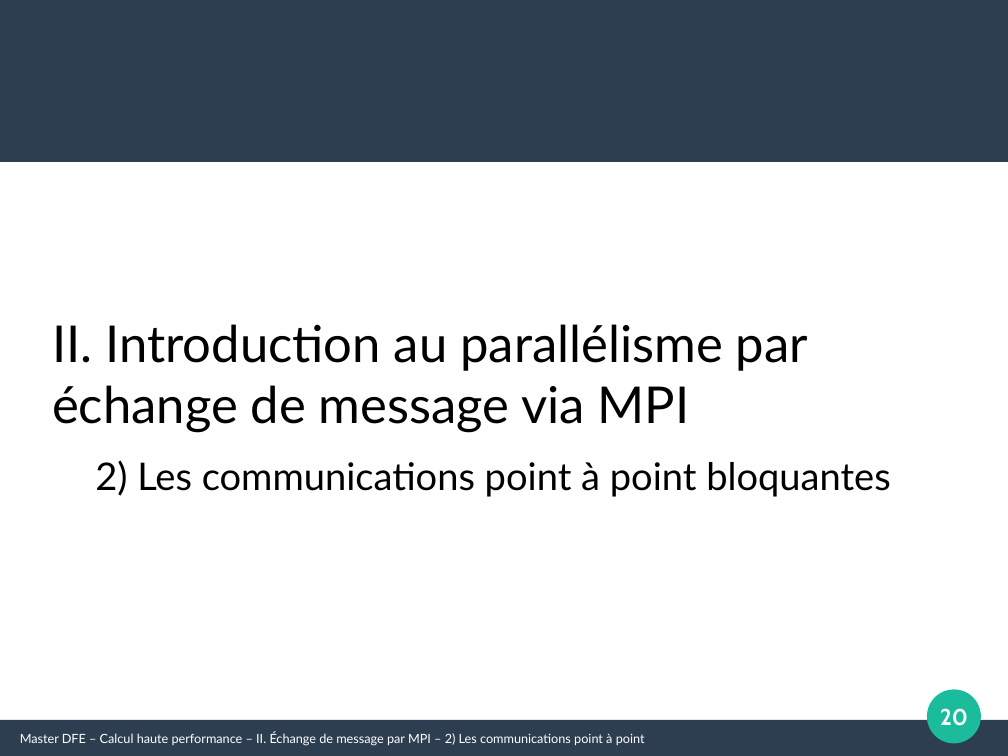
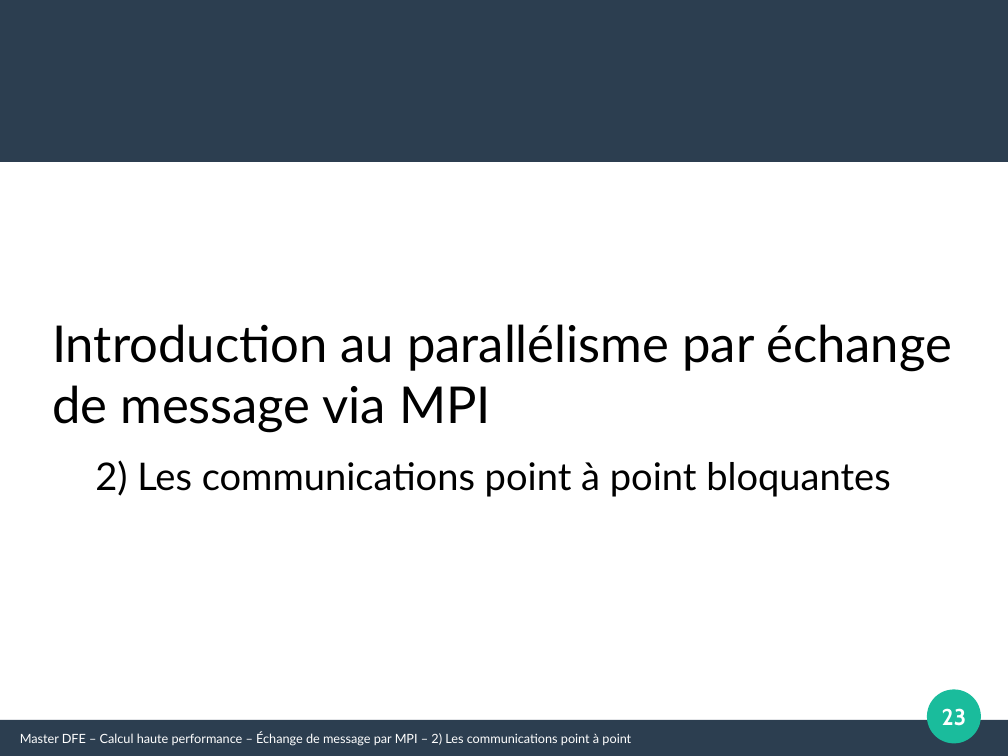
Before and after one commit to Maison-de-la-Simulation/HPC-DFE-Paris-Saclay, a slide deck: slide 23 of support/MPI.odp (slide 20 before the commit). Drawn at 1008x756 pixels with LibreOffice and Linux fonts; fonts in the diff are those of the drawing. Boxes give left, top, right and bottom in pixels: in the first picture for what was removed or moved away, otherwise in the second. Text is boxed around its words. In the diff, an @@ line names an element or a change of style, - is before the commit and + after.

```diff
--- a/support/MPI.odp
+++ b/support/MPI.odp
@@ text at <box>52,324,952,432</box>: text changed @@
-II. Introduction au parallélisme par échange de message via MPI
+Introduction au parallélisme par échange de message via MPI
@@ page number at <box>942,708,966,726</box>: text changed @@
-20
+23
@@ text at <box>20,732,631,746</box>: text changed @@
-Master DFE – Calcul haute performance – II. Échange de message par MPI – 2) Les communications point à point
+Master DFE – Calcul haute performance – Échange de message par MPI – 2) Les communications point à point
```
Also in this commit, not shown: 28 other slides changed, 7 slides added, 1 slide removed, 2 other files.
